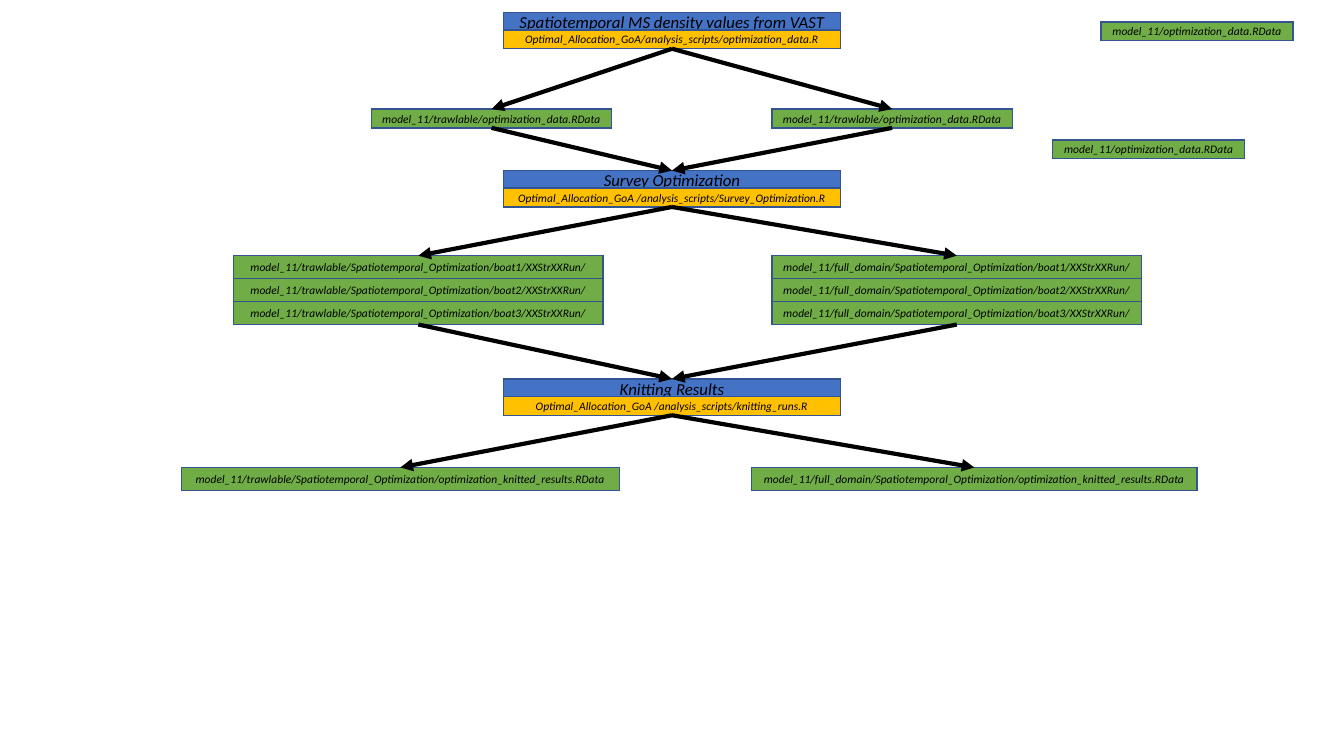
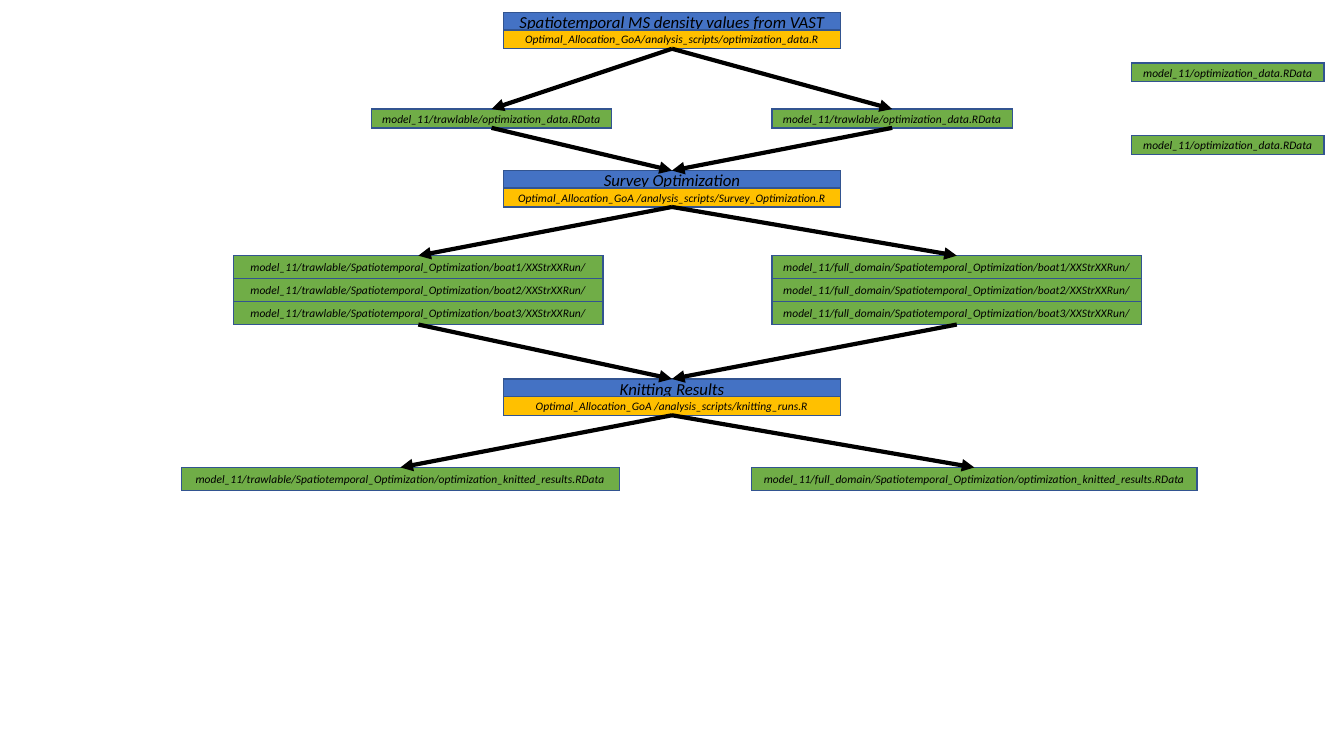
Before and after one commit to zoyafuso-NOAA/Optimal_Allocation_GoA, a slide deck: slide 1 of graphics/Workflow.pptx. Drawn at 1344x756 pixels with LibreOffice and Linux fonts; fonts in the diff are those of the drawing. Boxes give left, top, right and bottom in pixels: in the first picture for what was removed or moved away, otherwise in the second. Text is boxed around its words. In the diff, an @@ line names an element or a change of style, - is before the commit and + after.

```diff
--- a/graphics/Workflow.pptx
+++ b/graphics/Workflow.pptx
@@ rectangle "model_11/optimization_data.RData": place and size @@
-rectangle "model_11/optimization_data.RData" at (1101, 22, 1294, 41)
+rectangle "model_11/optimization_data.RData" at (1132, 64, 1325, 83)
@@ rectangle "model_11/optimization_data.RData": place and size @@
-rectangle "model_11/optimization_data.RData" at (1053, 140, 1245, 159)
+rectangle "model_11/optimization_data.RData" at (1132, 136, 1325, 155)
```
Also in this commit, not shown: 1 other file.
